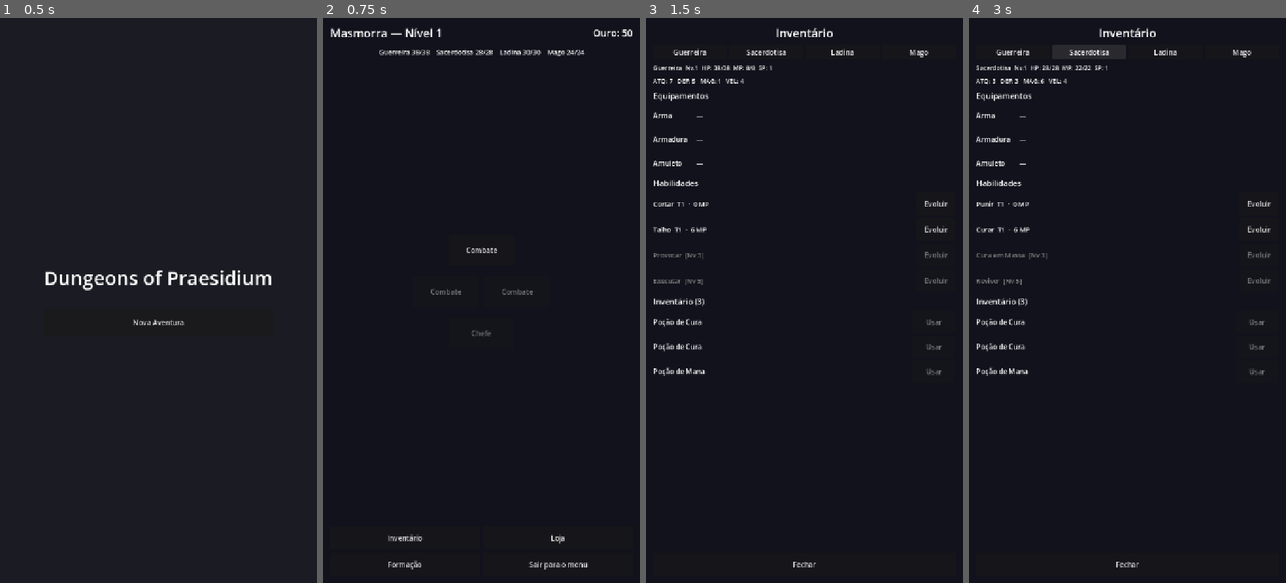
Above: before the commit, frames 1-4 (left to right).
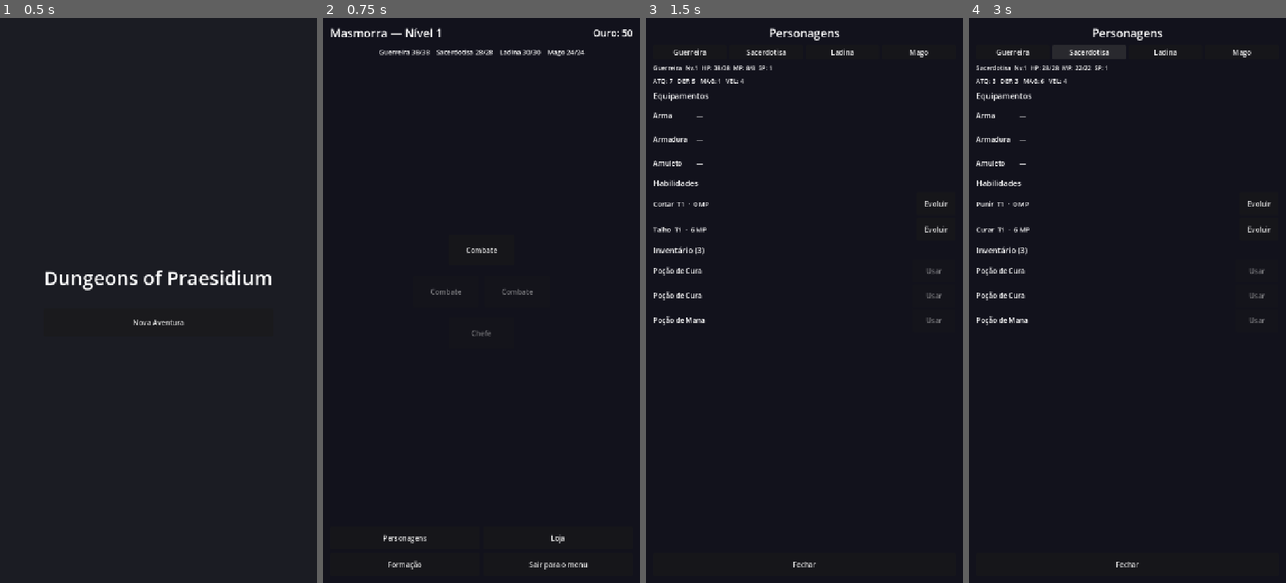
Above: after the commit, the same moments.

Repository: RoxtonRD/dungeon-rpg
Game: Godot game, scene res://scenes/main.tscn
Same seed, same stepped clock (60 frames per second), same inputs: the game is played once before the commit and once after it.
Inputs:
- Up to frame 1 (0.5 s): no input
- Up to frame 2 (0.75 s): click "Nova Aventura" at 0.5 s
- Up to frame 3 (1.5 s): click "Inventário" (after the commit: "Personagens") at 1.25 s
- Up to frame 4 (3 s): click "Guerreira" at 2 s; click "Sacerdotisa" at 2.75 s

Frame 1 is identical in both runs. In frame 2, 0.1% of the frame differs, in the area x 19-33%, y 91-93%; in frame 3, 1.4%; in frame 4, 1.4%, in the area x 2-96%, y 1-64%.

Commit message:
polish(ui): safe-area insets, Personagens rename, skill/item tooltips, formation portraits

Diff:
--- a/project.godot
+++ b/project.godot
@@ -23,6 +23,7 @@
 
 Party="*res://scripts/party.gd"
 GameState="*res://scripts/game_state.gd"
+SafeArea="*res://scripts/safe_area.gd"
 _mcp_game_helper="*res://addons/godot_ai/runtime/game_helper.gd"
 
 [display]
--- a/resources/classes/cleric.tres
+++ b/resources/classes/cleric.tres
@@ -1,8 +1,8 @@
 [gd_resource type="Resource" script_class="ClassData" format=3 uid="uid://3v4bp6503db3"]
 
 [ext_resource type="Script" uid="uid://wmnpc4ghypa4" path="res://scripts/data/class_data.gd" id="1"]
-[ext_resource type="Texture2D" uid="uid://20hl2luxfien" path="res://resources/portraits/heroes/Priestess.png" id="1_rmvkm"]
-[ext_resource type="Resource" path="res://resources/skills/cleric_smite.tres" id="2"]
+[ext_resource type="Texture2D" uid="uid://csoc4fow8ojya" path="res://resources/portraits/heroes/Body_Priestess.png" id="1_rmvkm"]
+[ext_resource type="Resource" uid="uid://4gx1ljsyt648" path="res://resources/skills/cleric_smite.tres" id="2"]
 [ext_resource type="Resource" path="res://resources/skills/cleric_heal.tres" id="3"]
 [ext_resource type="Script" uid="uid://dx2v7dp0ppbo0" path="res://scripts/data/skill_data.gd" id="3_t3wra"]
 [ext_resource type="Resource" path="res://resources/skills/cleric_heal_all.tres" id="4"]
--- a/scripts/combat/battler_panel.gd
+++ b/scripts/combat/battler_panel.gd
@@ -99,7 +99,7 @@
 	# Portrait — show Texture2D if one is assigned, otherwise placeholder.
 	var portrait_tex: Texture2D = null
 	if battler.side == Battler.Side.PARTY:
-		_portrait_bg.color = _color_for_class(battler.hero.class_data.id)
+		_portrait_bg.color = color_for_class(battler.hero.class_data.id)
 		portrait_tex = battler.hero.class_data.portrait
 		_mp_label.visible = true
 		_mp_bar.visible = true
@@ -158,8 +158,9 @@
 	add_theme_stylebox_override("panel", sb)
 
 
-func _color_for_class(class_id: String) -> Color:
-	# Placeholder portrait tints — replaced by hand-drawn art later.
+## Placeholder portrait tints, keyed by class id. Static so other screens
+## (e.g. the formation screen) can reuse the same colours for their fallbacks.
+static func color_for_class(class_id: String) -> Color:
 	match class_id:
 		"warrior": return Color(0.65, 0.32, 0.32)
 		"cleric":  return Color(0.62, 0.58, 0.30)
--- a/scripts/combat/combat_screen.gd
+++ b/scripts/combat/combat_screen.gd
@@ -50,6 +50,7 @@
 
 
 func _ready() -> void:
+	SafeArea.apply($VBox)
 	flee_button.pressed.connect(_on_flee_pressed)
 	cancel_button.pressed.connect(_on_cancel_pressed)
 	continue_button.pressed.connect(_on_continue_pressed)
--- a/scripts/combat/combat_screen.tscn
+++ b/scripts/combat/combat_screen.tscn
@@ -48,6 +48,11 @@
 layout_mode = 2
 size_flags_horizontal = 3
 size_flags_vertical = 3
+theme_override_font_sizes/normal_font_size = 24
+theme_override_font_sizes/bold_font_size = 24
+theme_override_font_sizes/bold_italics_font_size = 24
+theme_override_font_sizes/italics_font_size = 24
+theme_override_font_sizes/mono_font_size = 24
 bbcode_enabled = true
 fit_content = true
 scroll_following = true
@@ -64,6 +69,7 @@
 size_flags_horizontal = 3
 size_flags_vertical = 3
 theme_override_constants/separation = 6
+alignment = 1
 
 [node name="FrontPartyCol" type="VBoxContainer" parent="VBox/FormationRow" unique_id=535334079]
 unique_name_in_owner = true
@@ -71,6 +77,7 @@
 size_flags_horizontal = 3
 size_flags_vertical = 3
 theme_override_constants/separation = 6
+alignment = 1
 
 [node name="Container" type="Container" parent="VBox/FormationRow" unique_id=506708841]
 custom_minimum_size = Vector2(50, 0)
@@ -82,6 +89,7 @@
 size_flags_horizontal = 3
 size_flags_vertical = 3
 theme_override_constants/separation = 6
+alignment = 1
 
 [node name="BackEnemyCol" type="VBoxContainer" parent="VBox/FormationRow" unique_id=684126816]
 unique_name_in_owner = true
@@ -89,6 +97,7 @@
 size_flags_horizontal = 3
 size_flags_vertical = 3
 theme_override_constants/separation = 6
+alignment = 1
 
 [node name="ActionBar" type="VBoxContainer" parent="VBox" unique_id=608938815]
 unique_name_in_owner = true
--- a/scripts/dungeon/dungeon_map.gd
+++ b/scripts/dungeon/dungeon_map.gd
@@ -51,6 +51,7 @@
 
 
 func _ready() -> void:
+	SafeArea.apply($VBox)
 	inventory_button.pressed.connect(_on_inventory_pressed)
 	shop_button.pressed.connect(_on_shop_pressed)
 	formation_button.pressed.connect(_on_formation_pressed)
--- a/scripts/dungeon/dungeon_map.tscn
+++ b/scripts/dungeon/dungeon_map.tscn
@@ -75,7 +75,7 @@
 custom_minimum_size = Vector2(0, 52)
 layout_mode = 2
 size_flags_horizontal = 3
-text = "Inventário"
+text = "Personagens"
 
 [node name="ShopButton" type="Button" parent="VBox/NavGrid" unique_id=723276572]
 unique_name_in_owner = true
--- a/scripts/formation/formation_screen.gd
+++ b/scripts/formation/formation_screen.gd
@@ -11,6 +11,7 @@
 
 
 func _ready() -> void:
+	SafeArea.apply($VBox)
 	# Safety net: allows this scene to be run directly for testing.
 	if Party.heroes.is_empty():
 		Party.start_new_game()
@@ -35,15 +36,54 @@
 
 func _make_hero_button(hero: Hero) -> Button:
 	var btn := Button.new()
-	btn.custom_minimum_size = Vector2(0, 72)
+	btn.custom_minimum_size = Vector2(0, 84)
 	btn.size_flags_horizontal = Control.SIZE_EXPAND_FILL
-	# Two-line label: class name + HP/MP
+	btn.pressed.connect(_on_hero_pressed.bind(hero))
+
+	# Portrait + text laid over the button. Inner controls ignore the mouse so
+	# the whole button stays clickable.
+	var hbox := HBoxContainer.new()
+	hbox.set_anchors_and_offsets_preset(Control.PRESET_FULL_RECT)
+	hbox.offset_left = 10
+	hbox.offset_right = -10
+	hbox.add_theme_constant_override("separation", 10)
+	hbox.mouse_filter = Control.MOUSE_FILTER_IGNORE
+	btn.add_child(hbox)
+
+	var portrait := _make_portrait(hero)
+	hbox.add_child(portrait)
+
+	var label := Label.new()
+	label.mouse_filter = Control.MOUSE_FILTER_IGNORE
+	label.size_flags_horizontal = Control.SIZE_EXPAND_FILL
+	label.vertical_alignment = VERTICAL_ALIGNMENT_CENTER
 	var row_indicator := "→ Trás" if hero.row == 0 else "→ Frente"
-	btn.text = "%s\n%d/%d HP   %s" % [
+	label.text = "%s\n%d/%d HP   %s" % [
 		hero.class_data.display_name, hero.hp, hero.max_hp(), row_indicator
 	]
-	btn.pressed.connect(_on_hero_pressed.bind(hero))
+	hbox.add_child(label)
+
 	return btn
+
+
+## Builds a 56x56 portrait control: the class Texture2D if one is assigned,
+## otherwise a colour placeholder tinted per class (shared with combat panels).
+func _make_portrait(hero: Hero) -> Control:
+	var portrait_size := Vector2(56, 56)
+	if hero.class_data.portrait != null:
+		var tex := TextureRect.new()
+		tex.custom_minimum_size = portrait_size
+		tex.size_flags_vertical = Control.SIZE_SHRINK_CENTER
+		tex.stretch_mode = TextureRect.STRETCH_KEEP_ASPECT_CENTERED
+		tex.texture = hero.class_data.portrait
+		tex.mouse_filter = Control.MOUSE_FILTER_IGNORE
+		return tex
+	var rect := ColorRect.new()
+	rect.custom_minimum_size = portrait_size
+	rect.size_flags_vertical = Control.SIZE_SHRINK_CENTER
+	rect.color = BattlerPanel.color_for_class(hero.class_data.id)
+	rect.mouse_filter = Control.MOUSE_FILTER_IGNORE
+	return rect
 
 
 func _maybe_add_empty_label(container: VBoxContainer) -> void:
--- a/scripts/inventory/inventory_screen.gd
+++ b/scripts/inventory/inventory_screen.gd
@@ -19,6 +19,7 @@
 
 
 func _ready() -> void:
+	SafeArea.apply($VBox)
 	close_button.pressed.connect(_on_close)
 	# Safety net: allows this scene to be run directly for testing.
 	if Party.heroes.is_empty():
@@ -94,6 +95,8 @@
 		item_lbl.size_flags_horizontal = Control.SIZE_EXPAND_FILL
 		item_lbl.add_theme_font_size_override("font_size", 16)
 		item_lbl.vertical_alignment = VERTICAL_ALIGNMENT_CENTER
+		if item != null:
+			item_lbl.tooltip_text = _item_description(item)
 		row.add_child(item_lbl)
 
 		if item != null:
@@ -125,23 +128,23 @@
 		child.queue_free()
 
 	for skill in hero.class_data.skills:
+		# Only show skills the hero has already unlocked.
+		if hero.level < skill.unlock_level:
+			continue
+
 		var row := HBoxContainer.new()
 		row.add_theme_constant_override("separation", 8)
 		row.custom_minimum_size = Vector2(0, 52)
 
-		# Skill name + tier
+		# Skill name + tier. Long-press the name to read the description.
 		var tier := Party.get_skill_tier(hero, skill)
-		var locked := hero.level < skill.unlock_level
 		var name_lbl := Label.new()
-		if locked:
-			name_lbl.text = "%s  [Nv %d]" % [skill.display_name, skill.unlock_level]
-			name_lbl.modulate = Color(0.5, 0.5, 0.5, 1)
-		else:
-			name_lbl.text = "%s  T%d  ·  %d MP" % [skill.display_name, tier, skill.mp_cost]
+		name_lbl.text = "%s  T%d  ·  %d MP" % [skill.display_name, tier, skill.mp_cost]
 		name_lbl.size_flags_horizontal = Control.SIZE_EXPAND_FILL
 		name_lbl.add_theme_font_size_override("font_size", 15)
 		name_lbl.vertical_alignment = VERTICAL_ALIGNMENT_CENTER
 		name_lbl.autowrap_mode = TextServer.AUTOWRAP_WORD_SMART
+		name_lbl.tooltip_text = skill.description
 		row.add_child(name_lbl)
 
 		# Upgrade button — only shown when the skill can ever be upgraded
@@ -192,6 +195,7 @@
 		name_lbl.size_flags_horizontal = Control.SIZE_EXPAND_FILL
 		name_lbl.vertical_alignment = VERTICAL_ALIGNMENT_CENTER
 		name_lbl.add_theme_font_size_override("font_size", 16)
+		name_lbl.tooltip_text = _item_description(item)
 		row.add_child(name_lbl)
 
 		var action_btn := Button.new()
@@ -229,6 +233,54 @@
 			if not h.is_alive():
 				return true
 	return false
+
+
+# ── Descriptions ──────────────────────────────────────────────────────────────
+
+## Builds a human-readable summary of an item from its stats / effects.
+## ItemData has no authored description field in v1, so this is generated.
+func _item_description(item: ItemData) -> String:
+	var parts: Array[String] = []
+	if item.slot == ItemData.Slot.CONSUMABLE:
+		if item.use_heal > 0:
+			parts.append("Cura %d HP" % item.use_heal)
+		if item.use_mp > 0:
+			parts.append("Restaura %d MP" % item.use_mp)
+		if item.use_sp > 0:
+			parts.append("+%d Ponto de Habilidade" % item.use_sp)
+		if item.use_revive_party > 0.0:
+			parts.append("Revive aliados caídos com %d%% HP" % roundi(item.use_revive_party * 100.0))
+	else:
+		var stats := _stat_mods_text(item)
+		if not stats.is_empty():
+			parts.append(stats)
+		if item.class_restriction.size() > 0:
+			var names: Array[String] = []
+			for cid in item.class_restriction:
+				names.append(_class_display_name(cid))
+			parts.append("Classe: %s" % ", ".join(names))
+	if parts.is_empty():
+		return item.display_name
+	return "\n".join(parts)
+
+
+func _stat_mods_text(item: ItemData) -> String:
+	var mods: Array[String] = []
+	if item.mod_hp != 0:  mods.append("HP %+d" % item.mod_hp)
+	if item.mod_mp != 0:  mods.append("MP %+d" % item.mod_mp)
+	if item.mod_atk != 0: mods.append("ATQ %+d" % item.mod_atk)
+	if item.mod_def != 0: mods.append("DEF %+d" % item.mod_def)
+	if item.mod_mag != 0: mods.append("MAG %+d" % item.mod_mag)
+	if item.mod_spd != 0: mods.append("VEL %+d" % item.mod_spd)
+	return ", ".join(mods)
+
+
+## Maps a class id to its display name using the live party (always has all 4).
+func _class_display_name(class_id: String) -> String:
+	for h in Party.heroes:
+		if h.class_data.id == class_id:
+			return h.class_data.display_name
+	return class_id
 
 
 # ── Actions ───────────────────────────────────────────────────────────────────
--- a/scripts/inventory/inventory_screen.tscn
+++ b/scripts/inventory/inventory_screen.tscn
@@ -31,7 +31,7 @@
 layout_mode = 2
 horizontal_alignment = 1
 theme_override_font_sizes/font_size = 26
-text = "Inventário"
+text = "Personagens"
 
 [node name="HeroTabBar" type="HBoxContainer" parent="VBox"]
 unique_name_in_owner = true
--- a/scripts/main_menu.gd
+++ b/scripts/main_menu.gd
@@ -10,6 +10,7 @@
 
 
 func _ready() -> void:
+	SafeArea.apply($CenterContainer)
 	continue_button.visible = GameState.has_save()
 	continue_button.pressed.connect(_on_continue_pressed)
 	new_game_button.pressed.connect(_on_new_game_pressed)
--- /dev/null
+++ b/scripts/safe_area.gd
@@ -0,0 +1,57 @@
+## Autoload. Keeps a screen's content inside the device safe area — the camera
+## notch / cutout at the top and the gesture or navigation bar at the bottom.
+##
+## The OS reports the safe area in physical screen pixels via
+## DisplayServer.get_display_safe_area(). This converts those insets into the
+## game's virtual canvas coordinates (base 720x1280 with canvas_items stretch)
+## and applies them as offsets on the supplied content container.
+##
+## The full-screen Background should stay OUTSIDE the safe area (full rect) so
+## the dark backdrop still paints under the notch — only the interactive
+## content is inset.
+##
+## Orientation is locked to portrait, so the safe area does not change at
+## runtime; apply() is called once per screen from its _ready().
+extends Node
+
+## Uniform padding kept *inside* the safe area, in virtual px. Matches the
+## 16px margin the screens were originally authored with.
+const BASE_MARGIN := 16
+
+
+## Apply safe-area-aware margins to a full-rect content container. Call once
+## from a screen's _ready(), passing the container that holds the visible UI.
+func apply(content: Control, base: int = BASE_MARGIN) -> void:
+	_apply_one(content, base)
+	# Some Android devices only report the safe area after the first frame;
+	# re-apply once on the next frame to catch that case.
+	if content.is_inside_tree():
+		content.get_tree().process_frame.connect(
+			_apply_one.bind(content, base), CONNECT_ONE_SHOT)
+
+
+func _apply_one(content: Control, base: int) -> void:
+	if not is_instance_valid(content):
+		return
+	var insets := _insets(content)
+	content.offset_left = base + insets.x
+	content.offset_top = base + insets.y
+	content.offset_right = -(base + insets.z)
+	content.offset_bottom = -(base + insets.w)
+
+
+## Safe-area insets as {x=left, y=top, z=right, w=bottom} in virtual px.
+## Returns all-zero on desktop / editor, where the safe area equals the window.
+func _insets(content: Control) -> Vector4:
+	var win := DisplayServer.window_get_size()
+	if win.x <= 0 or win.y <= 0:
+		return Vector4.ZERO
+	var safe := DisplayServer.get_display_safe_area()
+	var vp := content.get_viewport_rect().size
+	var sx := vp.x / float(win.x)
+	var sy := vp.y / float(win.y)
+	var left := maxf(0.0, float(safe.position.x)) * sx
+	var top := maxf(0.0, float(safe.position.y)) * sy
+	var right := maxf(0.0, float(win.x - safe.end.x)) * sx
+	var bottom := maxf(0.0, float(win.y - safe.end.y)) * sy
+	return Vector4(left, top, right, bottom)
--- a/scripts/shop/shop_screen.gd
+++ b/scripts/shop/shop_screen.gd
@@ -40,6 +40,7 @@
 
 
 func _ready() -> void:
+	SafeArea.apply($VBox)
 	# Safety net: allows this scene to be run directly for testing.
 	if Party.heroes.is_empty():
 		Party.start_new_game()
Binary file added: resources/portraits/heroes/Body_Priestess.png
Not shown, added: resources/portraits/heroes/Body_Priestess.png.import
Binary file added: resources/portraits/heroes/Body_Priestess_Glamour.png
Not shown, added: resources/portraits/heroes/Body_Priestess_Glamour.png.import
Binary file added: resources/portraits/heroes/Portrait_Priestess_Glamour.png
Not shown, added: resources/portraits/heroes/Portrait_Priestess_Glamour.png.import
Not shown, added: scripts/safe_area.gd.uid
